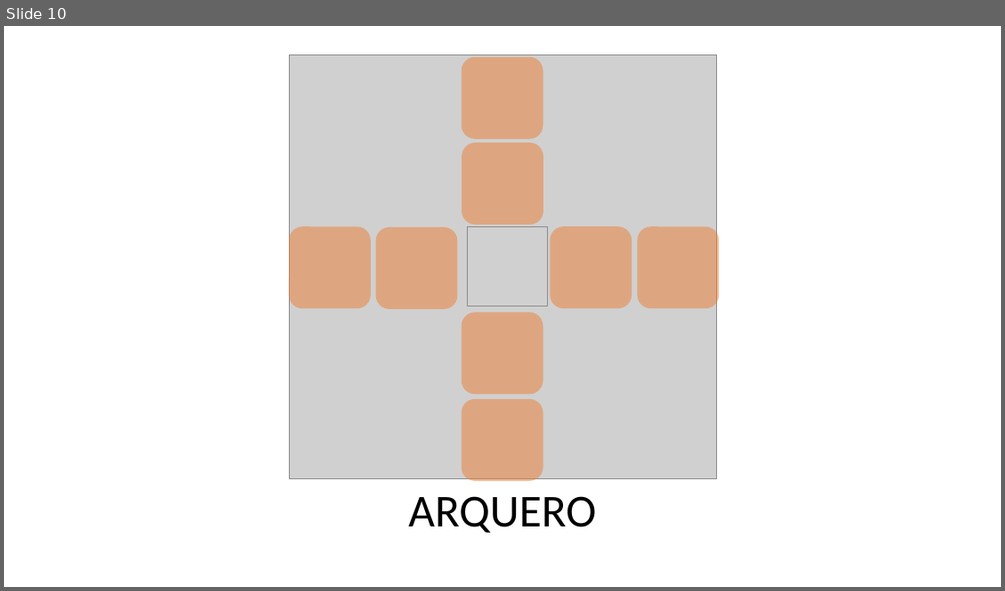
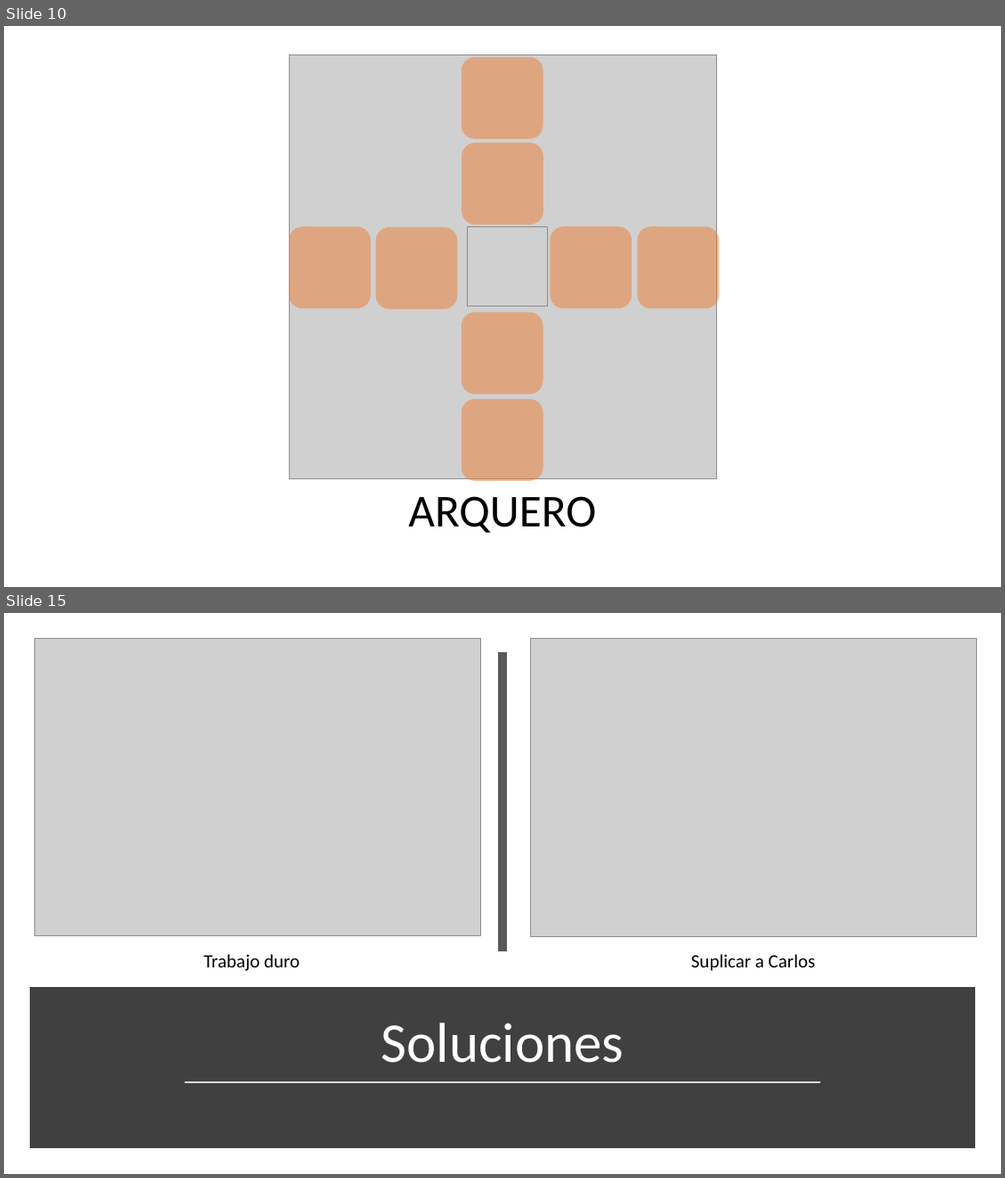
Before and after one commit to danielgsel/shiny-tribble, a slide deck: PresentacionH1/TRIBES.pptx. Shown one above the other, each under a label of ours: slide 10 before the commit, slides 10 and 15 after it; the slides between them are not shown. The pictures are 1005x591 and 1005x1178 pixels, drawn with LibreOffice and Linux fonts; fonts in the diff are those of the drawing; grey boxes stand for pictures. Boxes give left, top, right and bottom in pixels: in the first picture for what was removed or moved away, otherwise in the second. Text is boxed around its words. In the diff, an @@ line names an element or a change of style, - is before the commit and + after.

```diff
--- a/PresentacionH1/TRIBES.pptx
+++ b/PresentacionH1/TRIBES.pptx
@@ slide 15 added at (4,613,1001,1174), background #FFFFFF @@
@@ picture added at (34,639,481,936) @@
@@ picture added at (531,639,977,937) @@
@@ line added from (502, 652) to (502, 951), #595959 8 pt @@
@@ text added at (203,954,299,971), 18 pt, text #000000 @@
+Trabajo duro
@@ text added at (691,954,816,971), 18 pt, text #000000 @@
+Suplicar a Carlos
@@ rectangle added at (34,992,971,1143), fill #404040, outline #404040 10 pt @@
@@ title added at (381,1022,624,1062), 54 pt, text #FFFFFF @@
+Soluciones
@@ line added from (185, 1083) to (821, 1083), #D9D9D9 1.75 pt @@
```
Also in this commit, not shown: 1 slide changed, 4 other slides added, 1 slide removed, 6 other files.
